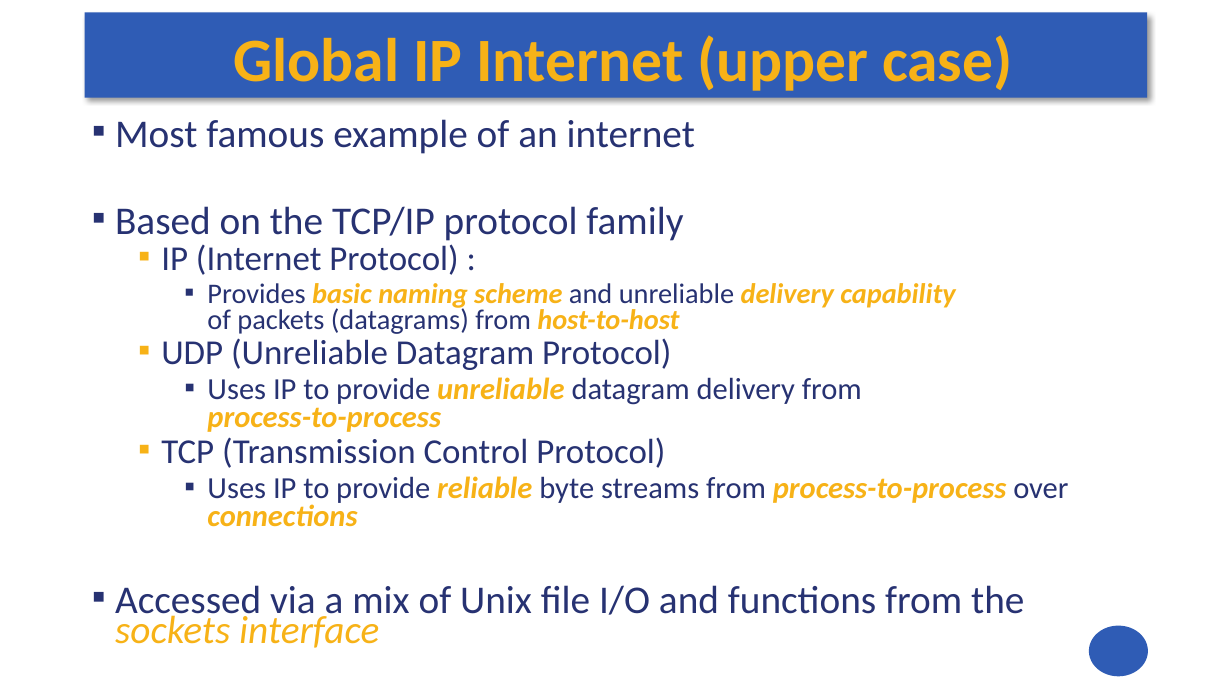
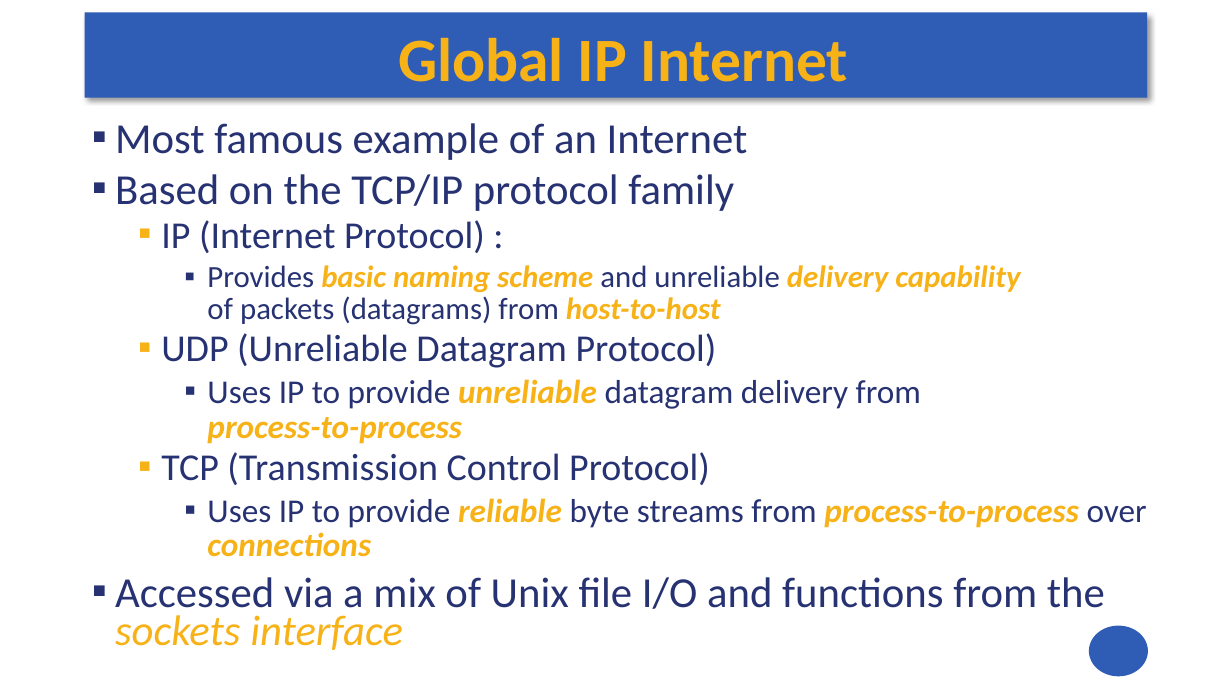
Before and after one commit to andrewt0301/hse-acos-course, a slide deck: slide 14 of docs/part2os/12_Networking/OS_Lecture_12.pptx. Drawn at 1232x693 pixels with LibreOffice and Linux fonts; fonts in the diff are those of the drawing. Boxes give left, top, right and bottom in pixels: in the first picture for what was removed or moved away, otherwise in the second. Text is boxed around its words. In the diff, an @@ line names an element or a change of style, - is before the commit and + after.

```diff
--- a/docs/part2os/12_Networking/OS_Lecture_12.pptx
+++ b/docs/part2os/12_Networking/OS_Lecture_12.pptx
@@ title at [398, 38, 848, 82]: text changed @@
-Global IP Internet (upper case)
+Global IP Internet
@@ text at [115, 123, 748, 160]: text changed; size 30.6 to 33.3 pt @@
-▪ Most famous example of an internet
+▪ Most famous example of an Internet
@@ text at [115, 174, 1147, 650]: size 30.6 to 33.3 pt in "Based on the TCP/IP protocol family", "Accessed via a mix of Unix file ..."; size 27.2 to 29.6 pt in "IP (Internet Protocol) :", "UDP (Unreliable Datagram Protocol)", "TCP (Transmission Control Protocol)"; size 22.1 to 24.1 pt in "Provides basic naming scheme and unreliable delivery ..."; size 23.8 to 25.9 pt in "Uses IP to provide unreliable datagram delivery ...", "Uses IP to provide reliable byte streams ..."; line spacing 0.65 to 0.75; line spacing 0.7 to 0.8; line spacing 0.77 to 0.87 @@
```
Also in this commit, not shown: 12 other slides changed, 1 slide added, 1 other file.
